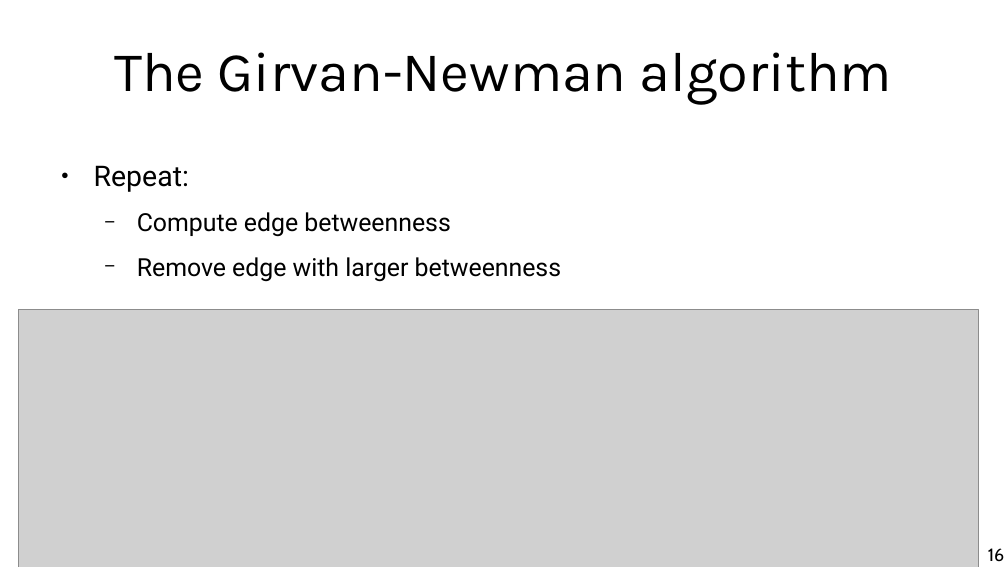
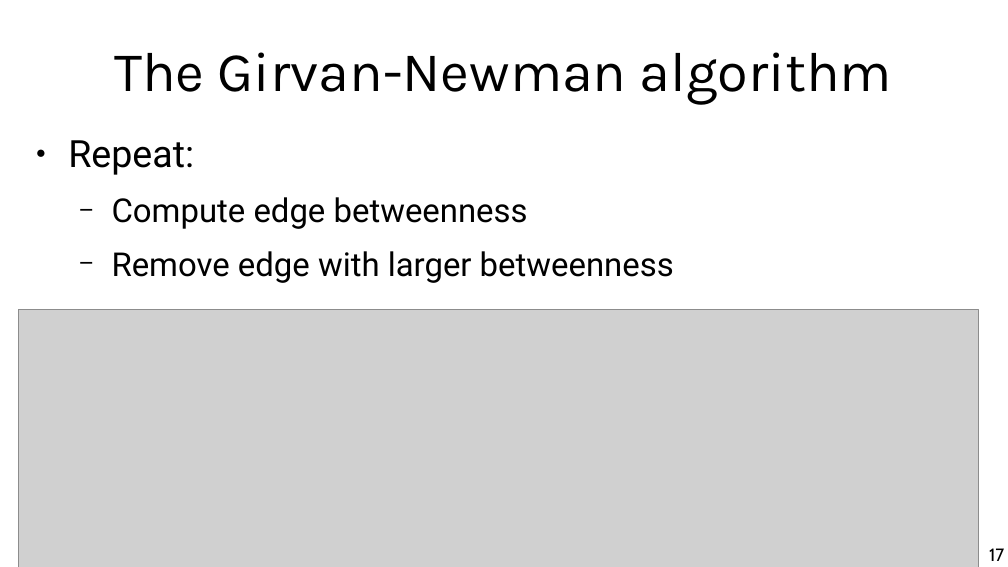
Before and after one commit to chatox/networks-science-course, a slide deck: slide 17 of theory/odp/tt21-finding_communities.odp (slide 16 before the commit). Drawn at 1008x567 pixels with LibreOffice and Linux fonts; fonts in the diff are those of the drawing; grey boxes stand for pictures. Boxes give left, top, right and bottom in pixels: in the first picture for what was removed or moved away, otherwise in the second. Text is boxed around its words. In the diff, an @@ line names an element or a change of style, - is before the commit and + after.

```diff
--- a/theory/odp/tt21-finding_communities.odp
+++ b/theory/odp/tt21-finding_communities.odp
@@ text "Repeat:": place and size @@
-text "Repeat:" at (94, 165, 561, 281)
+text "Repeat:" at (68, 140, 674, 283)
@@ text "Repeat:" at (68, 140, 674, 283): size 22.4 to 29.6 pt in "Repeat:"; size 19.6 to 25.9 pt in "Compute edge betweenness", "Remove edge with larger betweenness" @@
@@ page number at (989, 548, 1004, 561): text changed @@
-16
+17
```
Also in this commit, not shown: 3 other slides changed, 1 slide added, 1 other file.
